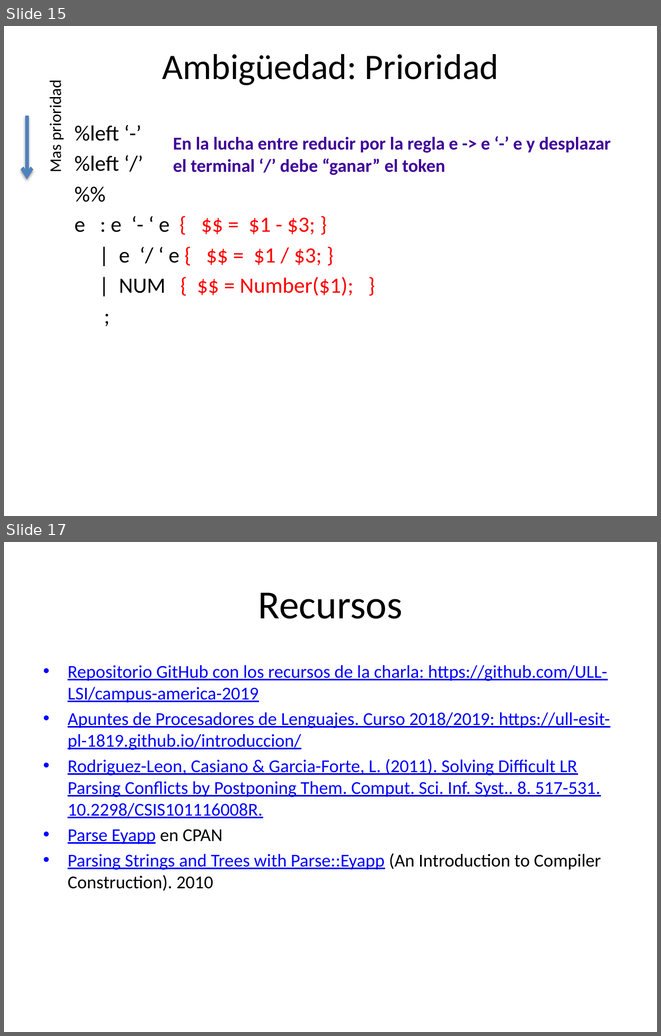
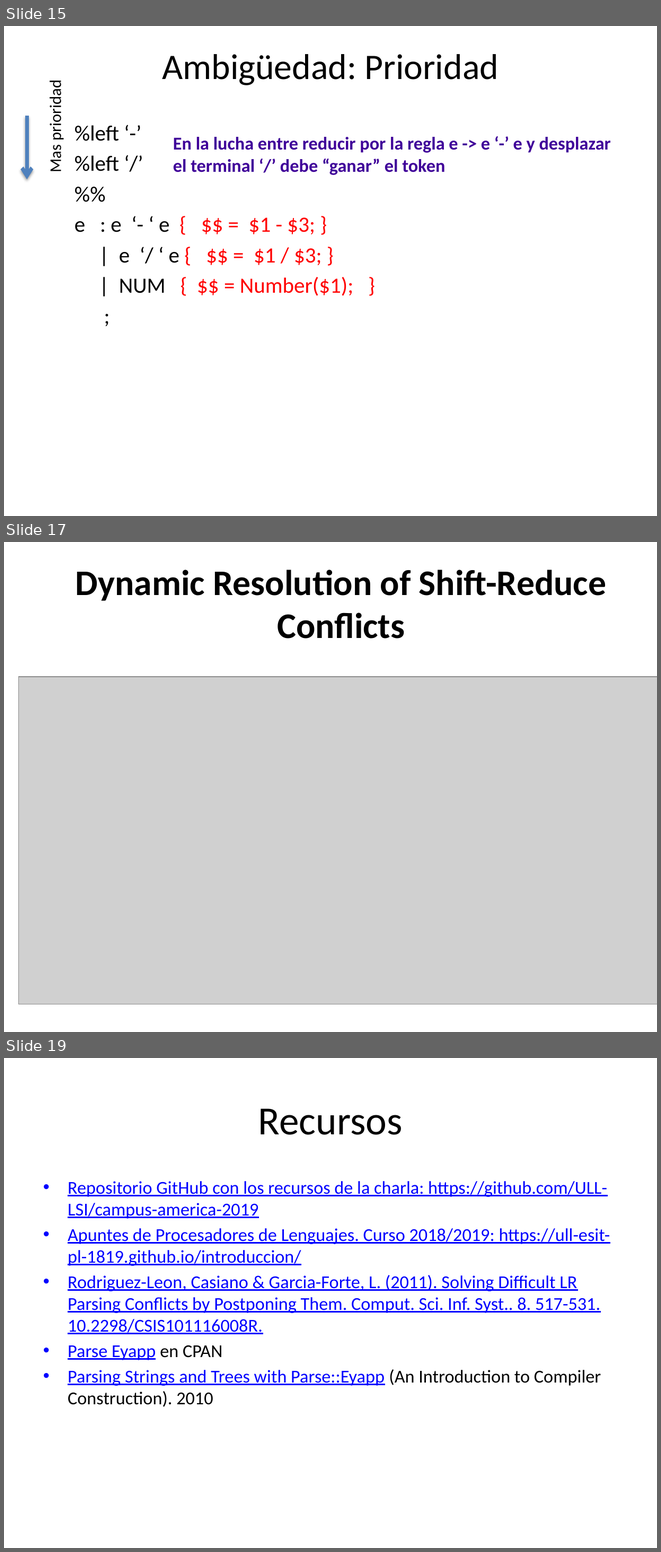
Before and after one commit to ULL-LSI/campus-america-2019, a slide deck: casiano/CAMPUS-AMERICA-2019-PROCESADORES-DE-LENGUAJES.pptx. Shown one above the other, each under a label of ours: slides 15 and 17 before the commit, slides 15, 17 and 19 after it; the slides between them are not shown. The pictures are 661x1036 and 661x1552 pixels, drawn with LibreOffice and Linux fonts; fonts in the diff are those of the drawing; grey boxes stand for pictures. Boxes give left, top, right and bottom in pixels: in the first picture for what was removed or moved away, otherwise in the second. Text is boxed around its words. In the diff, an @@ line names an element or a change of style, - is before the commit and + after.

Commit message:
dynamic resolution of conflicts

```diff
--- a/casiano/CAMPUS-AMERICA-2019-PROCESADORES-DE-LENGUAJES.pptx
+++ b/casiano/CAMPUS-AMERICA-2019-PROCESADORES-DE-LENGUAJES.pptx
@@ slide 17 added at (4,542,657,1032), background #FFFFFF @@
@@ title added at (76,570,606,638), 39.6 pt, text #000000, bold @@
+Dynamic Resolution of Shift-Reduce Conflicts
@@ picture added at (18,677,657,1004) @@
@@ what was slide 17 is now slide 19 @@
```
Also in this commit, not shown: 1 slide changed, 1 other slide added, 1 other file.
